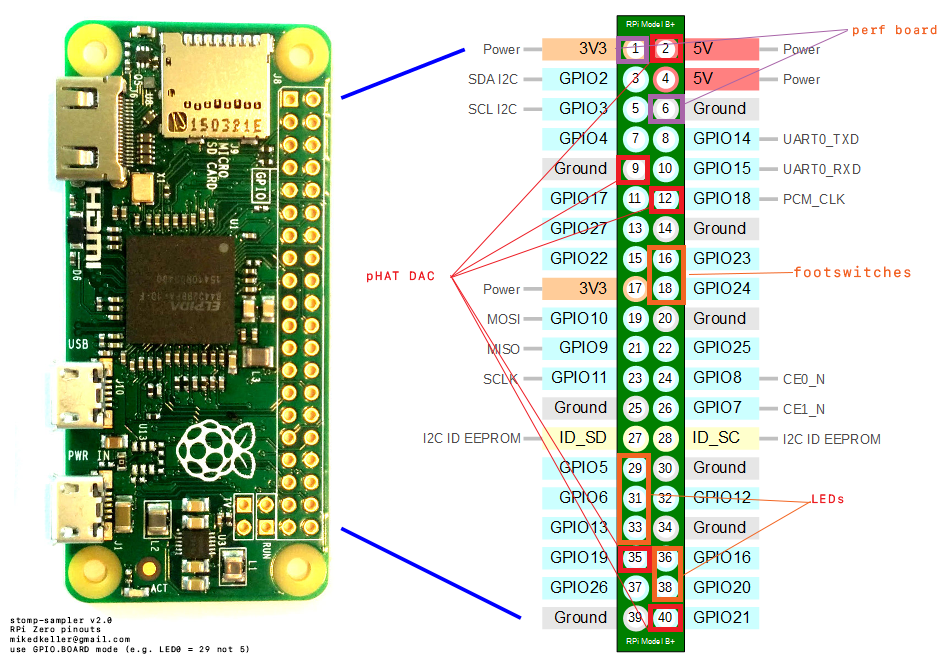
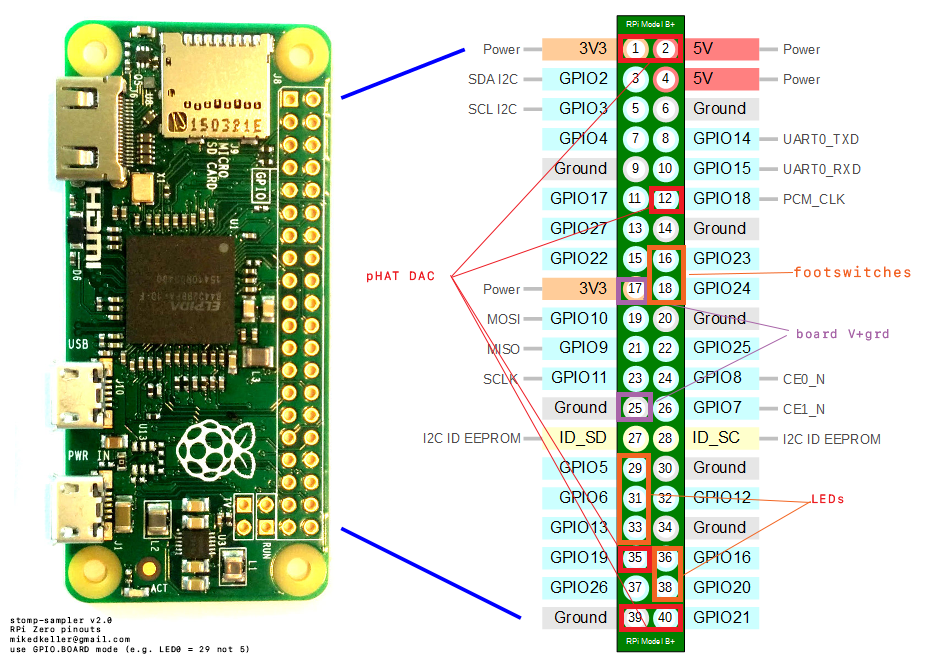
Layers edited between the first and the second 945x662 image:
renamed "perf board" to "perf board 3v + grd", painted on it over [797, 25, 937, 341]
painted on "Shape 11" over [656, 30, 848, 402]
painted on "Shape 10" over [615, 29, 848, 331]
painted on "Rectangle 11" over [616, 94, 685, 422]
painted on "Rectangle 10" over [616, 36, 649, 305]
removed layer "Shape 4" from group "pHAT DAC" over [450, 180, 618, 278]
removed layer "Rectangle 7" from group "pHAT DAC" over [616, 155, 650, 185]
painted on "Rectangle 6" over [619, 604, 653, 632]
painted on "Rectangle 3" over [618, 34, 655, 63]
